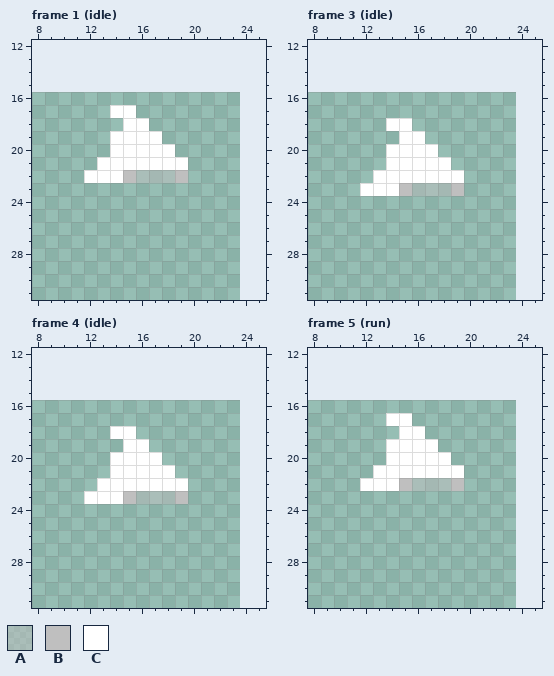
Edited in one commit: pixel-art file (PixelEngine/res/sprites/items/pointy_hat.aseprite). Above: the version before the commit.
16x16 pixels, 19 frames. Shown: frame 1 (idle): x 8..25, y 12..31; frame 3 (idle): x 8..25, y 12..31; frame 4 (idle): x 8..25, y 12..31; frame 5 (run): x 8..25, y 12..31. The old version is drawn lined up with the new one, on the new canvas. The commit also changed other frames, which this record leaves out.
Palette (. is transparent): A #bfbfbf7b  B #bfbfbf  C #ffffff
Now the later version:
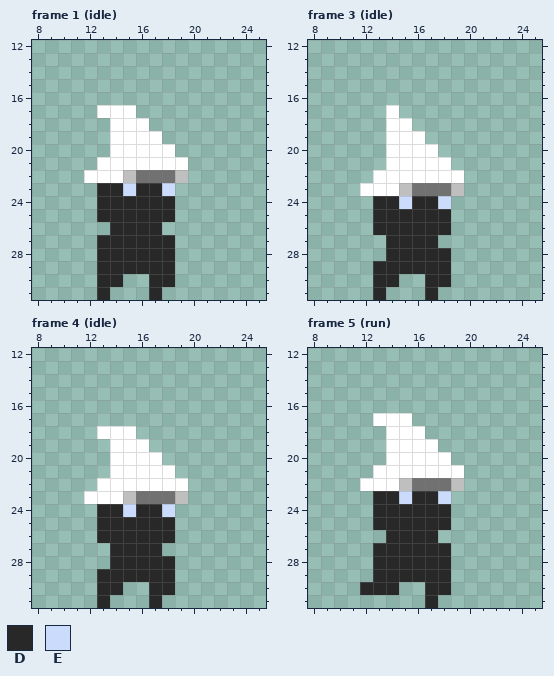
Colours new in this view: D #282828  E #cbdbfc
The exact change:
canvas 16x16 -> 32x32, the old top-left corner now at 8,16
Colour A changes from #bfbfbf7b to #717171.
Frame 1 (idle):
Colour C now appears in row 17 at x 13; in row 18 at x 14.
Colour D now appears in row 23 at x 13 to 14 and 16 to 17; in rows 24 to 25 at x 13 to 18; in row 26 at x 14 to 17; in rows 27 to 29 at x 13 to 18; in row 30 at x 13 to 14 and 17 to 18; in row 31 at x 13 and 17.
Colour E now appears in row 23 at x 15 and 18.
Frame 3 (idle):
Colour C now appears in row 17 at x 14; in row 19 at x 14.
Colour D now appears in row 24 at x 13 to 14 and 16 to 17; in rows 25 to 26 at x 13 to 18; in row 27 at x 14 to 17; in row 28 at x 14 to 18; in row 29 at x 13 to 18; in row 30 at x 13 to 14 and 17 to 18.
Colour D now appears in row 31 at x 13 and 17.
Colour E now appears in row 24 at x 15 and 18.
Frame 4 (idle):
Colour C now appears in row 18 at x 13; in row 19 at x 14.
Colour D now appears in row 24 at x 13 to 14 and 16 to 17; in rows 25 to 26 at x 13 to 18; in row 27 at x 14 to 17; in row 28 at x 14 to 18; in row 29 at x 13 to 18; in row 30 at x 13 to 14 and 17 to 18.
Colour D now appears in row 31 at x 13 and 17.
Colour E now appears in row 24 at x 15 and 18.
Frame 5 (run):
Colour C now appears in row 17 at x 13; in row 18 at x 14.
Colour D now appears in row 23 at x 13 to 14 and 16 to 17; in rows 24 to 25 at x 13 to 18; in row 26 at x 14 to 17; in rows 27 to 29 at x 13 to 18; in row 30 at x 12 to 14 and 17 to 18; in row 31 at x 17.
Colour E now appears in row 23 at x 15 and 18.
Pixel boxes of the changes (left, top, right, bottom) in both pictures:
changed: (97, 105, 175, 300)
changed: (373, 105, 451, 300)
changed: (97, 426, 175, 608)
changed: (360, 413, 451, 608)
